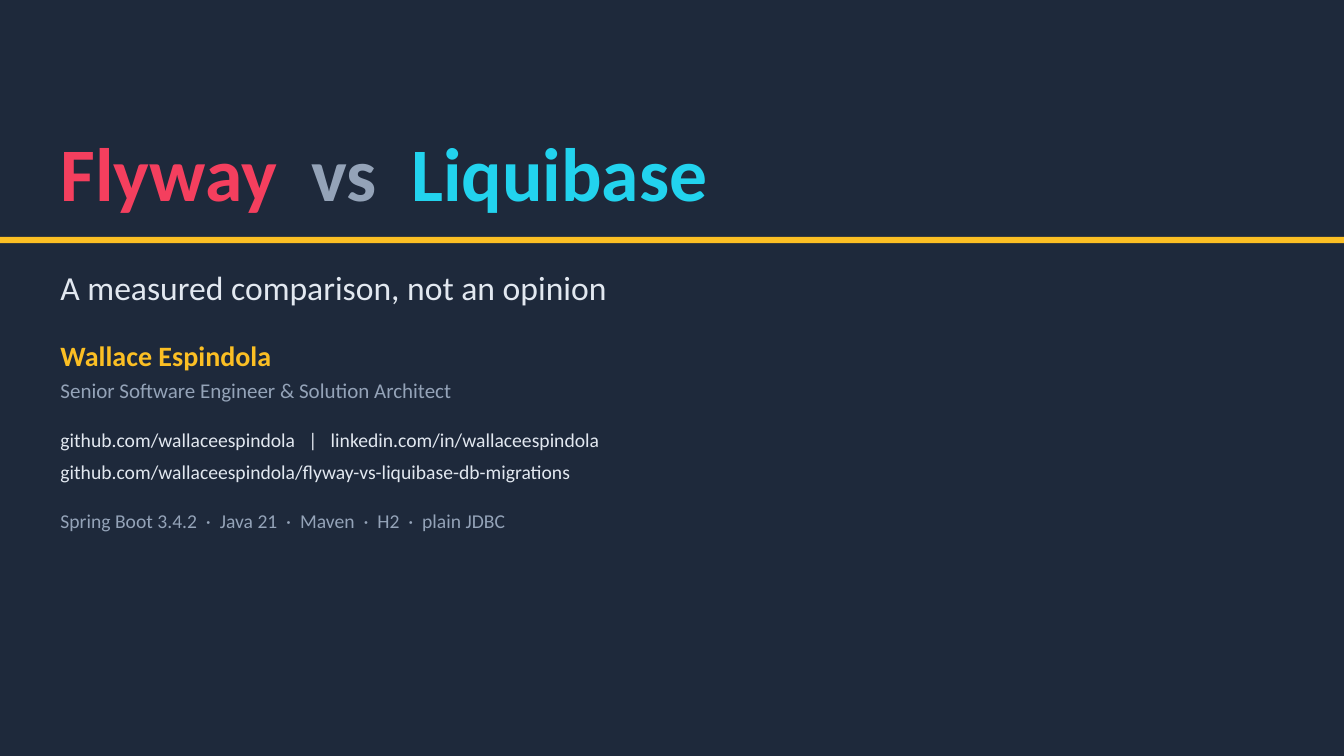
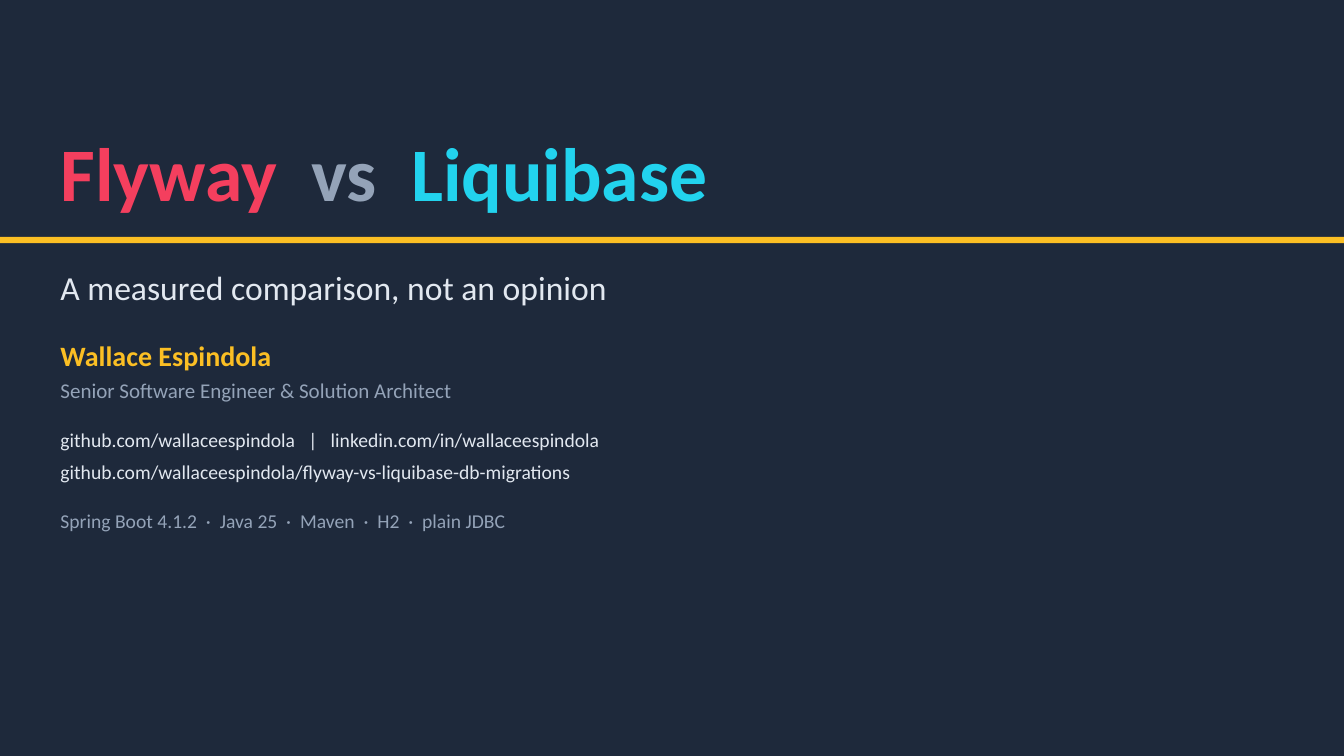
Before and after one commit to wallaceespindola/flyway-vs-liquibase-db-migrations, a slide deck: slide 1 of docs/presentation/flyway-vs-liquibase-deck.pptx. Drawn at 1344x756 pixels with LibreOffice and Linux fonts; fonts in the diff are those of the drawing. Boxes give left, top, right and bottom in pixels: in the first picture for what was removed or moved away, otherwise in the second. Text is boxed around its words. In the diff, an @@ line names an element or a change of style, - is before the commit and + after.

```diff
--- a/docs/presentation/flyway-vs-liquibase-deck.pptx
+++ b/docs/presentation/flyway-vs-liquibase-deck.pptx
@@ text at (60, 514, 505, 532): text changed @@
-Spring Boot 3.4.2 · Java 21 · Maven · H2 · plain JDBC
+Spring Boot 4.1.2 · Java 25 · Maven · H2 · plain JDBC
```
Also in this commit, not shown: 1 other slide changed, 20 other files.
